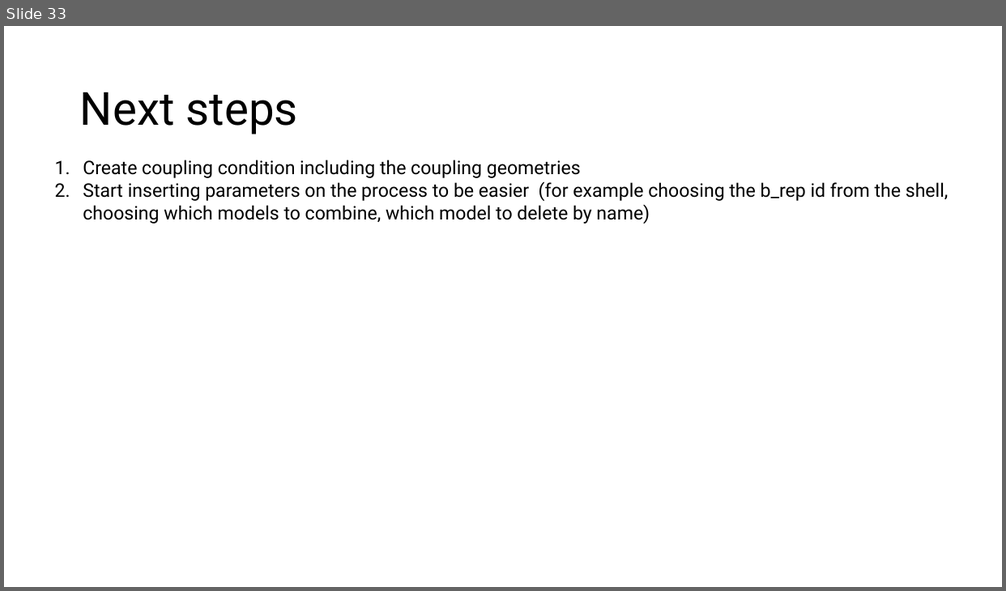
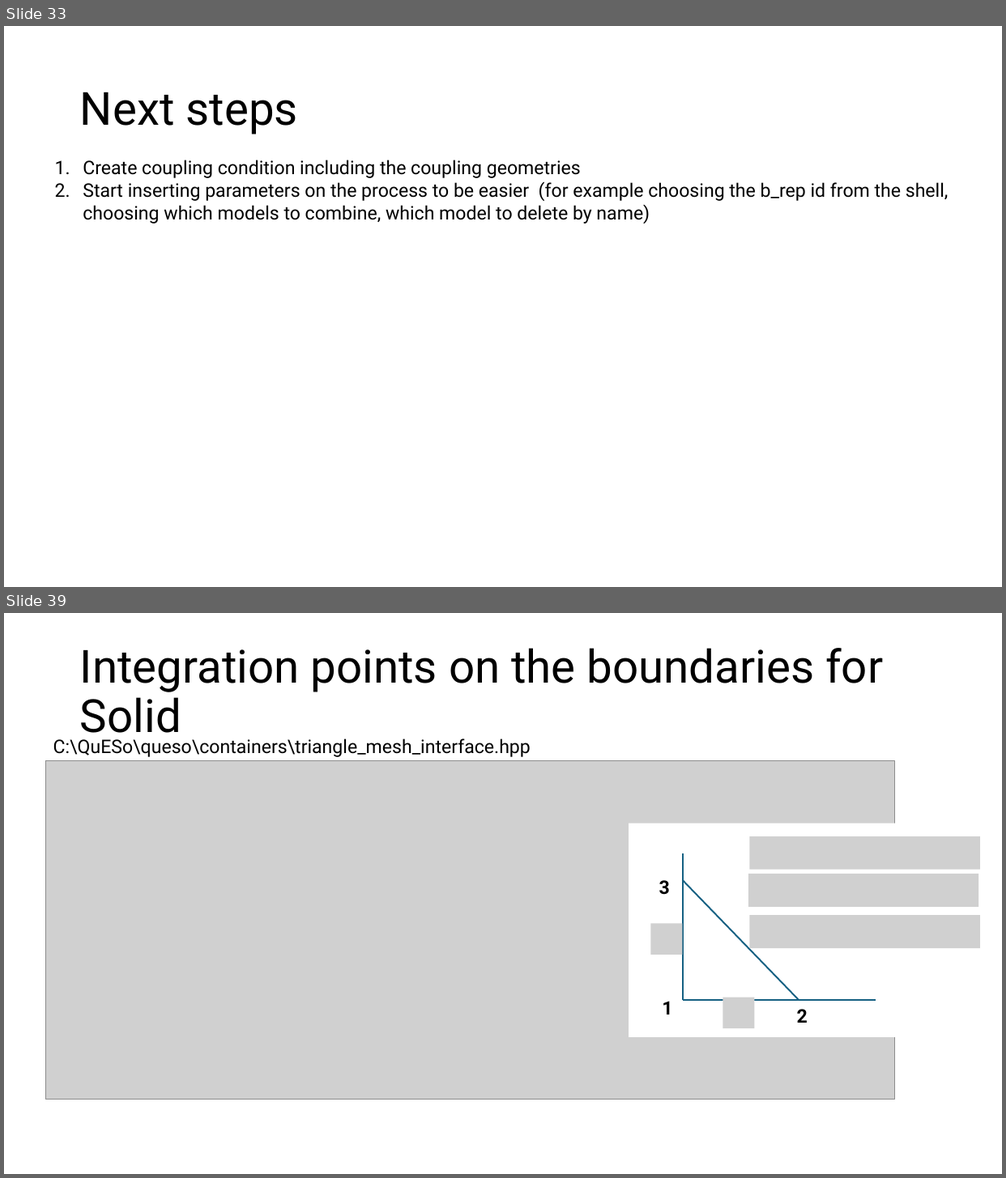
Before and after one commit to Minasmech/SolidShellCouplingIGA, a slide deck: Thesis_Notes.pptx. Shown one above the other, each under a label of ours: slide 33 before the commit, slides 33 and 39 after it; the slides between them are not shown. The pictures are 1006x591 and 1006x1178 pixels, drawn with LibreOffice and Linux fonts; fonts in the diff are those of the drawing; grey boxes stand for pictures. Boxes give left, top, right and bottom in pixels: in the first picture for what was removed or moved away, otherwise in the second. Text is boxed around its words. In the diff, an @@ line names an element or a change of style, - is before the commit and + after.

```diff
--- a/Thesis_Notes.pptx
+++ b/Thesis_Notes.pptx
@@ slide 39 added at (4, 613, 1002, 1174), background #FFFFFF @@
@@ title added at (80, 648, 883, 743), 44 pt, text #000000 @@
+Integration points on the boundaries for Solid
@@ text added at (53, 739, 530, 757), 18 pt, text #000000 @@
+C:\QuESo\queso\containers\triangle_mesh_interface.hpp
@@ picture added at (46, 761, 896, 1100) @@
@@ picture added at (750, 837, 980, 870) @@
@@ picture added at (748, 874, 978, 906) @@
@@ group added at (629, 824, 916, 1037): 3 lines, 3 texts, 2 pictures, 1 rectangle @@
+2
+1
+3
@@ picture added at (750, 915, 980, 948) @@
```
Also in this commit, not shown: 1 slide changed, 5 other slides added, 5 other files.
